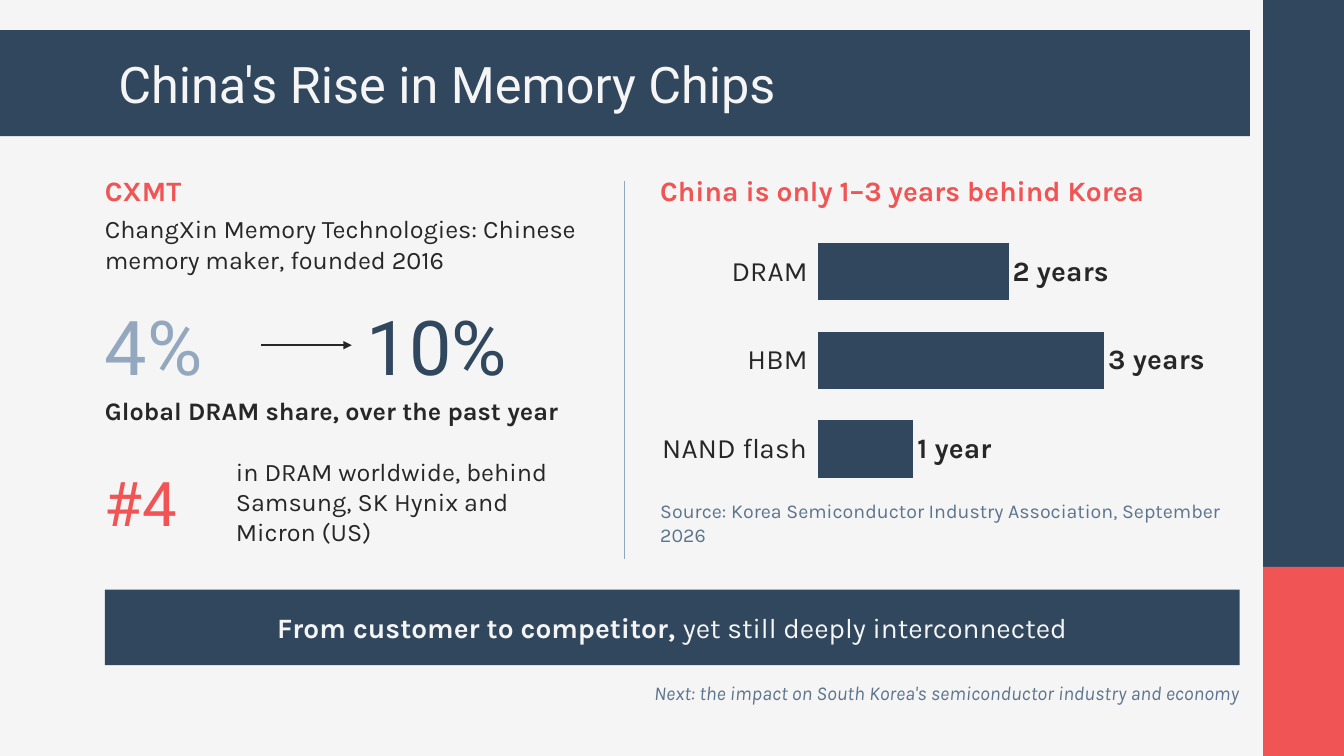
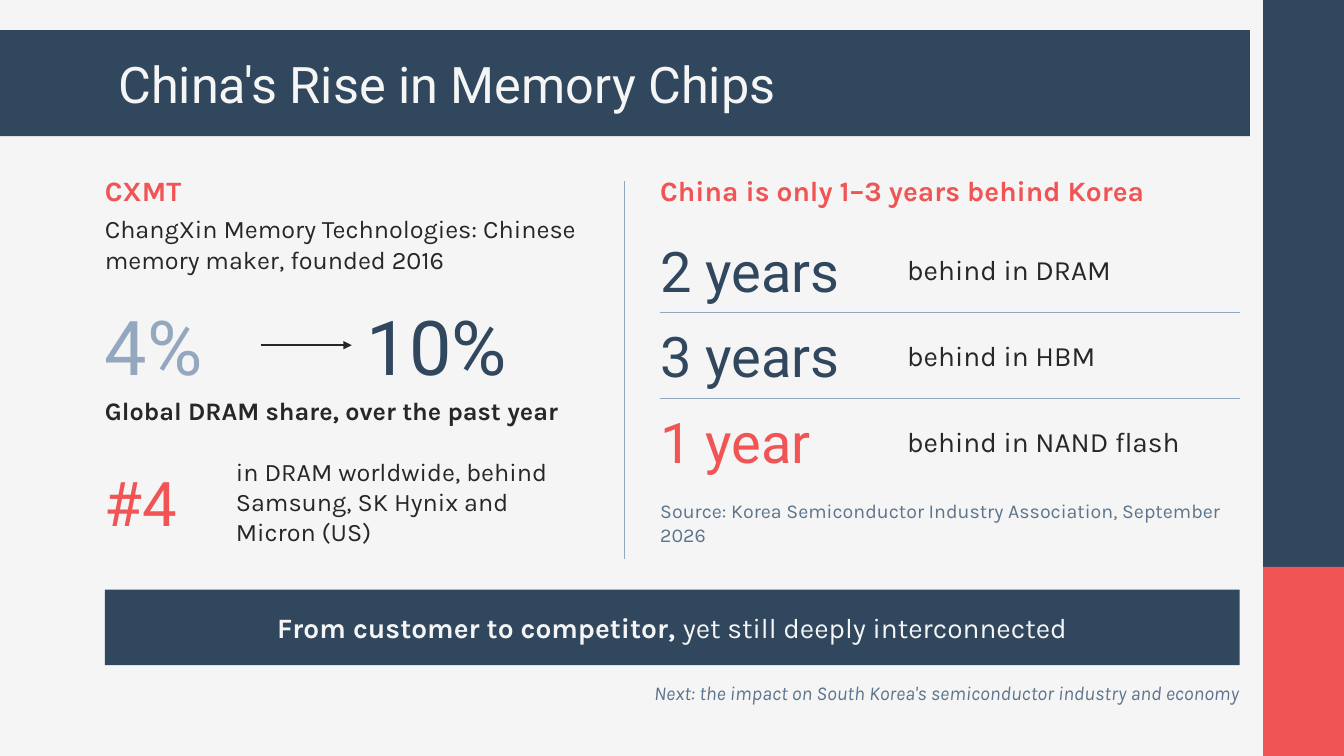
Before and after one commit to andyandrewc21-cyber/owner-repo, a slide deck: slide 5 of korea-china-trade.pptx. Drawn at 1344x756 pixels with LibreOffice and Linux fonts; fonts in the diff are those of the drawing. Boxes give left, top, right and bottom in pixels: in the first picture for what was removed or moved away, otherwise in the second. Text is boxed around its words. In the diff, an @@ line names an element or a change of style, - is before the commit and + after.

```diff
--- a/korea-china-trade.pptx
+++ b/korea-china-trade.pptx
@@ bar chart removed at [650, 222, 1250, 499] @@
-categories: DRAM, HBM, NAND flash
-Series 1: 2, 3, 1
@@ text added at [660, 251, 839, 304], 40 pt, text #30475E @@
+2 years
@@ text added at [907, 260, 1111, 281], 20 pt, text #272727 @@
+behind in DRAM
@@ line added from (660, 313) to (1240, 313), #93A8BE 0.75 pt @@
@@ text added at [660, 336, 839, 389], 40 pt, text #30475E @@
+3 years
@@ text added at [907, 346, 1095, 367], 20 pt, text #272727 @@
+behind in HBM
@@ line added from (660, 398) to (1240, 398), #93A8BE 0.75 pt @@
@@ text added at [660, 423, 810, 475], 40 pt, text #F05454 @@
+1 year
@@ text added at [907, 432, 1179, 453], 20 pt, text #272727 @@
+behind in NAND flash
```
